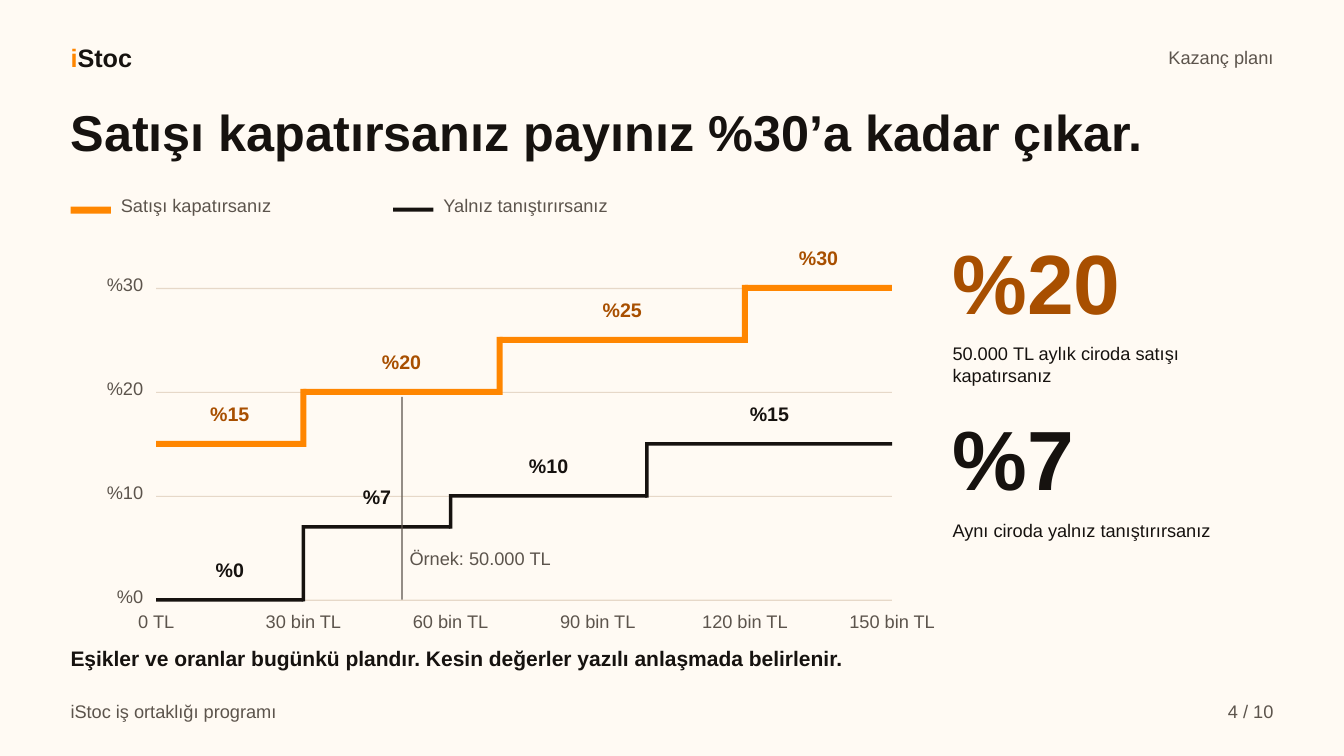
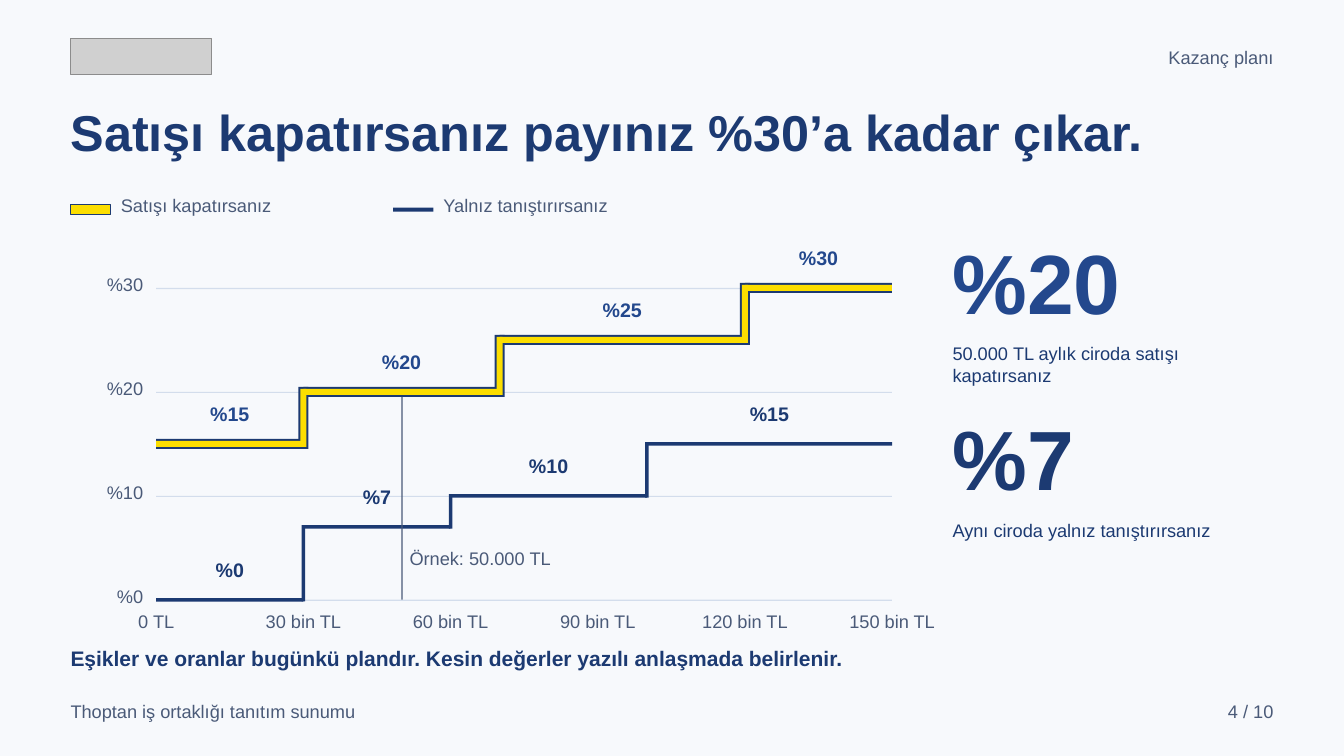
Before and after one commit to karacaismail/19ekim, a slide deck: slide 4 of public/indir/istoc/istoc-is-ortakligi-sunum.pptx. Drawn at 1344x756 pixels with LibreOffice and Linux fonts; fonts in the diff are those of the drawing; grey boxes stand for pictures. Boxes give left, top, right and bottom in pixels: in the first picture for what was removed or moved away, otherwise in the second. Text is boxed around its words. In the diff, an @@ line names an element or a change of style, - is before the commit and + after.

Commit message:
iStoc tanıtım setini Thoptan markasına taşı
Üç belgenin asıl markası artık Thoptan'dır. Web adresi thoptan.com olur.
El kitapçığının adı "Thoptan iş ortaklığı kılavuzu" olur.
Görsel sunumun ve PPTX'in adı "Thoptan iş ortaklığı tanıtım sunumu" olur.

- Kapakta, üst bilgide ve son sayfada Thoptan logosu durur.
- "Connect to iStoc" imzası yalnız kapakta ve son sayfada durur.
- Ürün ve hizmet cümlelerinde özne Thoptan olur.
- Renkler lacivert #23488d, #1c3a72 ve sarı #fcde00 olur. Turuncu kalmadı.
- Üretici turuncu rengi, "İSTOÇ" adını ve iStoc ile başlayan cümleyi reddeder.
- Sitedeki "Tanıtım dosyaları" bölümünde dosya adları Thoptan olur.
- Dosya yolları, sayılar, oranlar, fiyatlar ve süreler değişmedi.

```diff
--- a/public/indir/istoc/istoc-is-ortakligi-sunum.pptx
+++ b/public/indir/istoc/istoc-is-ortakligi-sunum.pptx
@@ background #FFFAF3 to #F7F9FC @@
@@ text removed at (71, 48, 133, 68) @@
-iStoc
@@ picture added at (71, 38, 212, 75) @@
@@ rectangle at (71, 205, 111, 215): fill #FF8600 to #FCDE00; outline none to #1C3A72 1 pt @@
@@ text colour #A84F00 to #23488D in 5 elements at (210, 407, 249, 421), (382, 355, 421, 369), (603, 303, 642, 317), (799, 251, 838, 265), (953, 255, 1121, 315) @@
@@ fill #E6D8C8 to #D3DDEC in 4 elements at (156, 600, 892, 601), (156, 496, 892, 497), (156, 392, 892, 393), (156, 288, 892, 289) @@
@@ rectangle added at (740, 283, 750, 346), fill #1C3A72 @@
@@ fill #FF8600 to #FCDE00 in 5 elements at (303, 389, 500, 395), (497, 337, 503, 395), (500, 337, 745, 343), (742, 285, 748, 344), (745, 285, 892, 291) @@
@@ rectangle added at (745, 283, 892, 293), fill #1C3A72 @@
@@ rectangle added at (495, 335, 505, 397), fill #1C3A72 @@
@@ rectangle added at (500, 335, 745, 345), fill #1C3A72 @@
@@ rectangle at (298, 387, 309, 450): fill #FF8600 to #1C3A72 @@
@@ rectangle added at (300, 389, 307, 448), fill #FCDE00 @@
@@ rectangle added at (303, 387, 500, 397), fill #1C3A72 @@
@@ rectangle at (401, 397, 402, 600): fill #5C544C to #4A5A78 @@
@@ rectangle at (156, 439, 303, 449): fill #FF8600 to #1C3A72 @@
@@ rectangle added at (156, 441, 303, 447), fill #FCDE00 @@
@@ fill #16120F to #1C3A72 in 8 elements at (393, 208, 434, 212), (156, 598, 303, 602), (301, 525, 306, 602), (303, 525, 451, 529), (449, 494, 453, 528), (451, 494, 647, 498), (645, 443, 649, 498), (647, 443, 892, 447) @@
@@ text colour #16120F to #1C3A72 in 9 elements at (71, 114, 1143, 161), (216, 563, 244, 577), (363, 490, 391, 504), (529, 459, 568, 473), (750, 407, 789, 421), (953, 346, 1179, 386), (953, 431, 1074, 491), (953, 523, 1211, 541), (71, 650, 842, 670) @@
@@ text at (71, 704, 356, 722): text changed; text colour #5C544C to #4A5A78 @@
-iStoc iş ortaklığı programı
+Thoptan iş ortaklığı tanıtım sunumu
@@ text colour #5C544C to #4A5A78 in 15 elements at (1168, 51, 1273, 68), (121, 199, 271, 216), (443, 199, 608, 216), (117, 590, 143, 603), (107, 486, 143, 499), (107, 382, 143, 395), (107, 278, 143, 291), (138, 615, 174, 628), (266, 615, 341, 628), (413, 615, 488, 628), (560, 615, 635, 628), (702, 615, 787, 628), (849, 615, 935, 628), (410, 551, 551, 565), (1228, 705, 1273, 718) @@
```
Also in this commit, not shown: 9 other slides changed, 44 other files.
